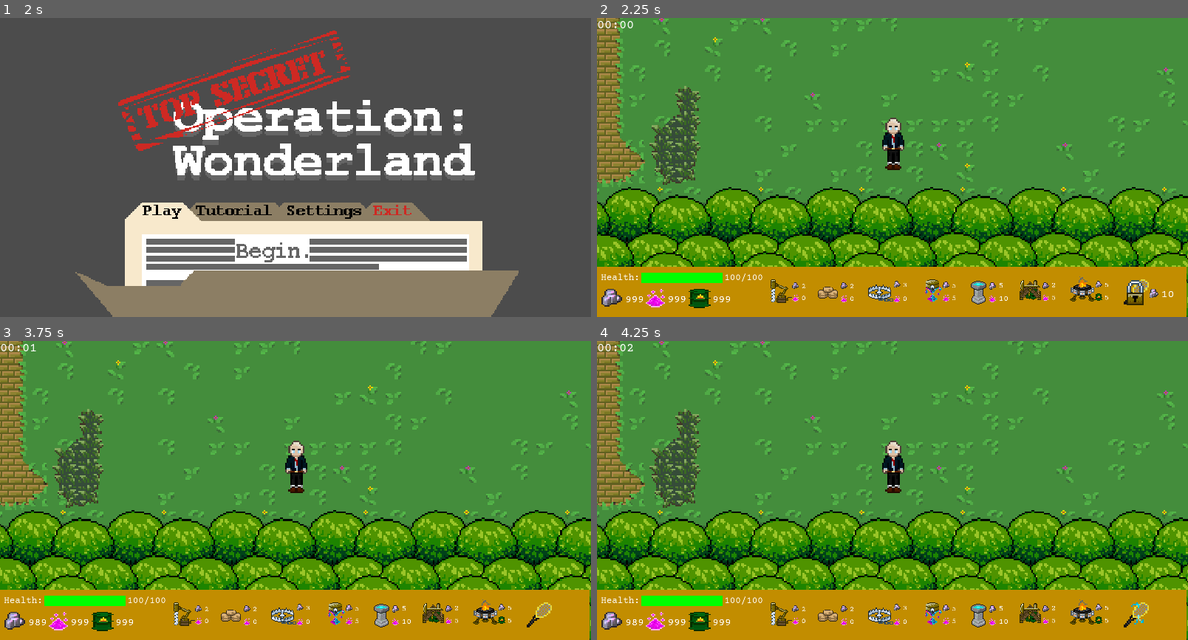
Above: before the commit, frames 1-4 (two rows, left to right).
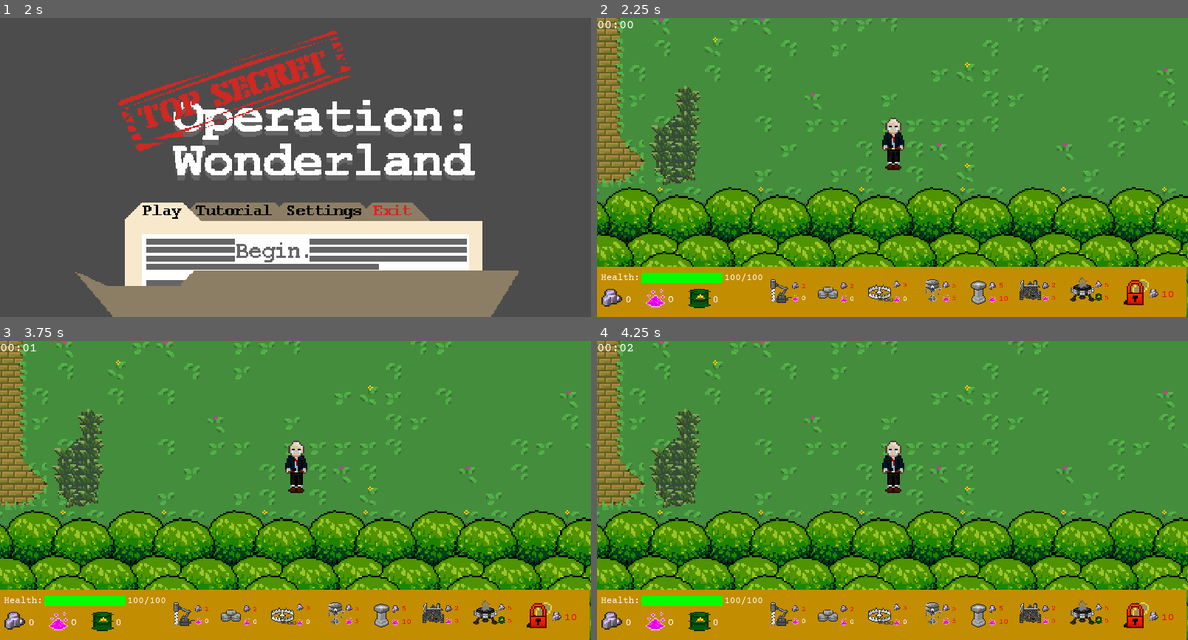
Above: after the commit, the same moments.

Repository: rakthalekk/CSC281-Project
Game: Godot game, scene res://src/MainMenu.tscn
The game is run twice, just before and just after one commit, with the same random seed, the same clock (stepped at 60 frames per second) and the same inputs.
Inputs (mouse positions are in pixels of both pictures, inside the frame that each line leads up to):
- Up to frame 1 (2 s): click (159, 212) at 0.5 s; click (159, 212) at 1.25 s
- Up to frame 2 (2.25 s): click (868, 248) at 2 s
- Up to frame 3 (3.75 s): click (183, 613) at 2.77 s; click (537, 616) at 3.5 s
- Up to frame 4 (4.25 s): no input

Frame 1 is identical in both runs. In frame 2, 0.8% of the frame differs, in the area x 5-98%, y 87-97%; in frame 3, 0.9%; in frame 4, 0.9%.

Commit message:
fixed player rescource counts

Diff:
--- a/281-Project/src/Player.gd
+++ b/281-Project/src/Player.gd
@@ -37,9 +37,9 @@
 var velocity := Vector2.ZERO
 
 # Current resources of the player
-export(int) var unobtainiumCount : int = 999
-export(int) var fairyDustCount : int = 999
-export(int) var dragonOilCount : int = 999
+export(int) var unobtainiumCount : int = 0
+export(int) var fairyDustCount : int = 0
+export(int) var dragonOilCount : int = 0
 var knockback = false
 var attacking = false
 var manual_mining = false
